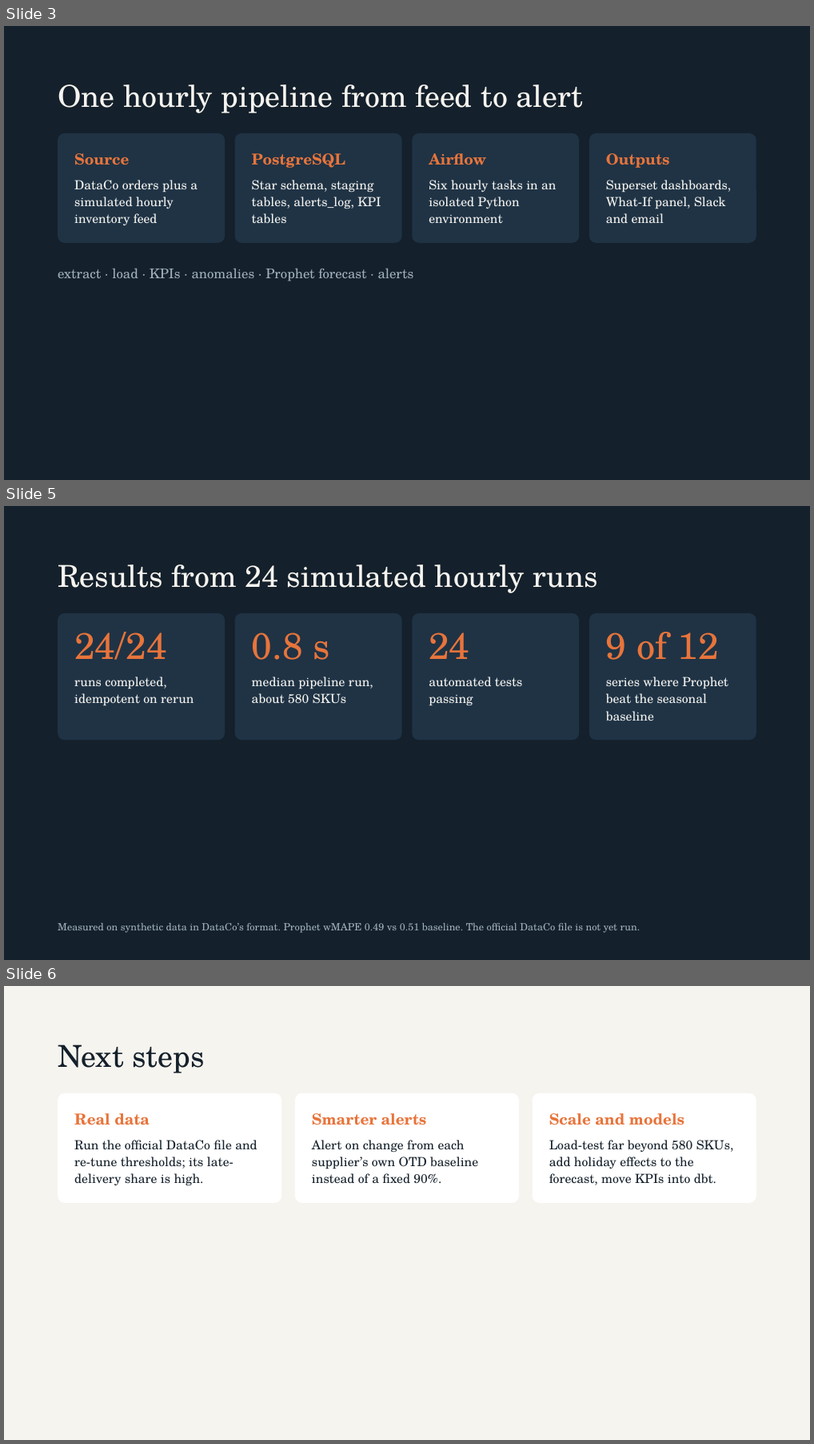
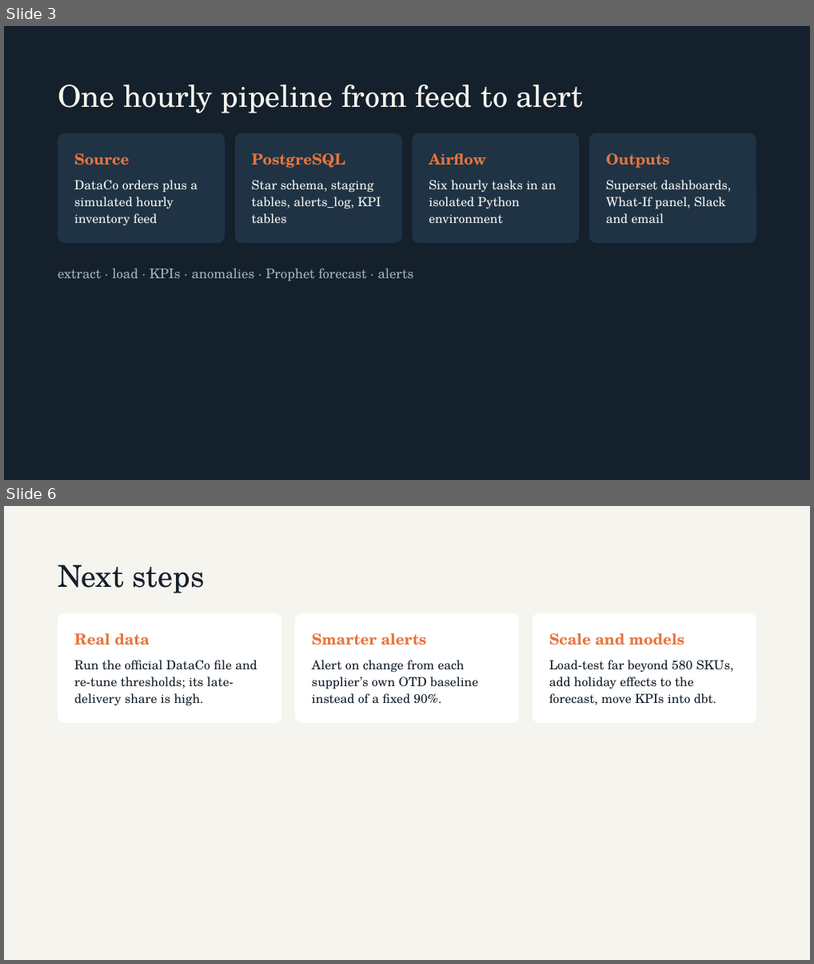
Before and after one commit to M-Amrit/retail-supply-chain-control-tower, a slide deck: docs/presentation/Retail & Supply Chain Control Tower.pptx. Shown one above the other, each under a label of ours: slides 3, 5 and 6 before the commit, slides 3 and 6 after it; the slides between them are not shown. The pictures are 814x1444 and 814x964 pixels, drawn with LibreOffice and Linux fonts; fonts in the diff are those of the drawing. Boxes give left, top, right and bottom in pixels: in the first picture for what was removed or moved away, otherwise in the second. Text is boxed around its words. In the diff, an @@ line names an element or a change of style, - is before the commit and + after.

```diff
--- a/docs/presentation/Retail & Supply Chain Control Tower.pptx
+++ b/docs/presentation/Retail & Supply Chain Control Tower.pptx
@@ slide 5 removed at (4,506,810,960), background #14202B @@
@@ title removed at (58,564,598,593) @@
-Results from 24 simulated hourly runs
@@ rounded rectangle removed at (58,613,225,740) @@
@@ rounded rectangle removed at (235,613,402,740) @@
@@ rounded rectangle removed at (412,613,579,740) @@
@@ rounded rectangle removed at (590,613,757,740) @@
@@ text removed at (74,632,167,660) @@
-24/24
@@ text removed at (252,632,330,660) @@
-0.8 s
@@ text removed at (429,632,470,659) @@
-24
@@ text removed at (606,632,719,660) @@
-9 of 12
@@ text removed at (74,676,194,705) @@
-runs completed, idempotent on rerun
@@ text removed at (252,676,374,704) @@
-median pipeline run, about 580 SKUs
@@ text removed at (429,676,523,705) @@
-automated tests passing
@@ text removed at (606,676,729,720) @@
-series where Prophet beat the seasonal baseline
@@ text removed at (58,923,641,932) @@
-Measured on synthetic data in DataCo’s format. Prophet wMAPE 0.49 vs 0.51 baseline. The official DataCo file is not yet run.
```
Also in this commit, not shown: 1 slide changed, 1 slide added, 2 other files.
